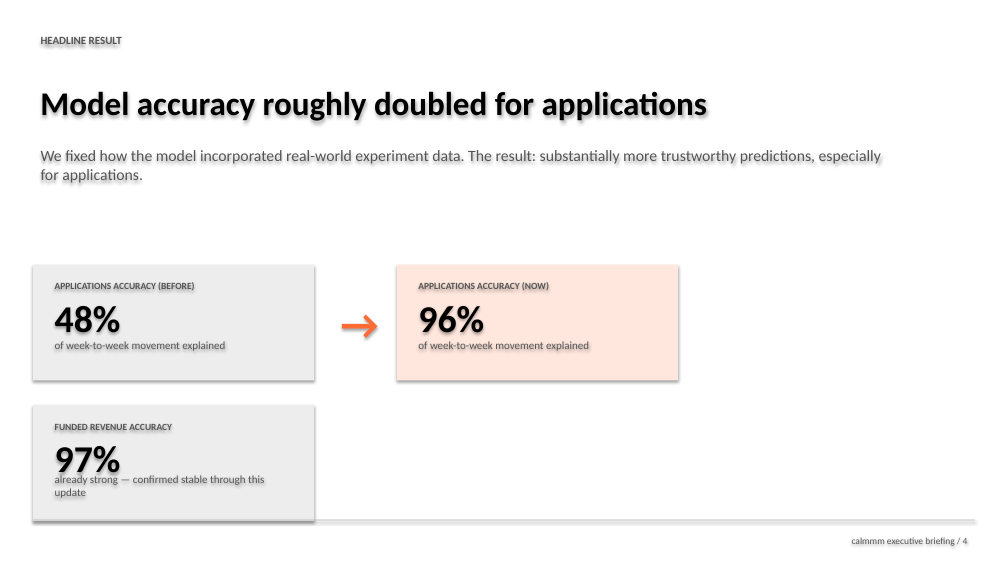
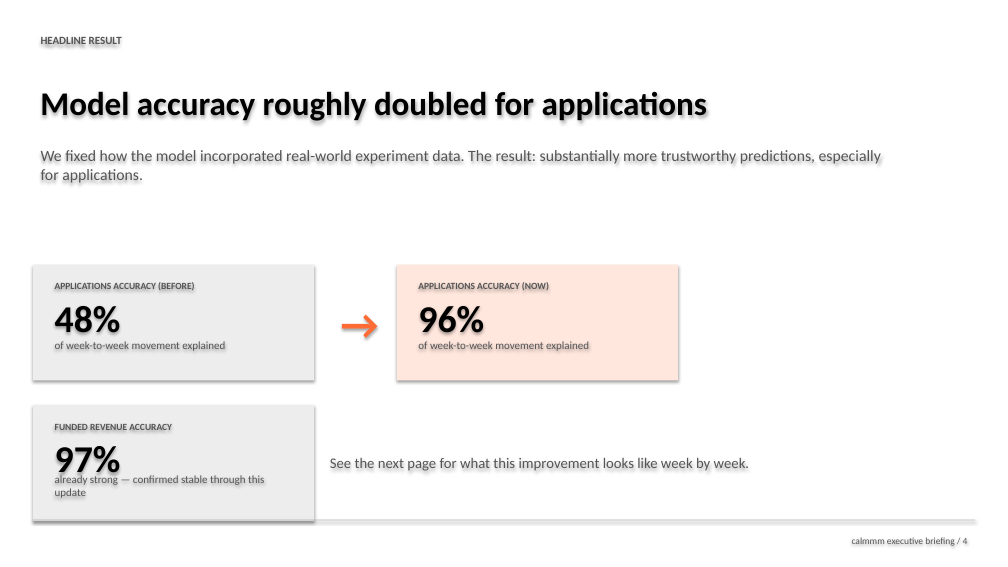
Before and after one commit to knkumar/credit, a slide deck: slide 4 of outputs/calmmm_demo_walkthrough.pptx. Drawn at 1008x567 pixels with LibreOffice and Linux fonts; fonts in the diff are those of the drawing. Boxes give left, top, right and bottom in pixels: in the first picture for what was removed or moved away, otherwise in the second. Text is boxed around its words. In the diff, an @@ line names an element or a change of style, - is before the commit and + after.

```diff
--- a/outputs/calmmm_demo_walkthrough.pptx
+++ b/outputs/calmmm_demo_walkthrough.pptx
@@ text added at [330,458,749,471], 14 pt, text #555555 @@
+See the next page for what this improvement looks like week by week.
```
Also in this commit, not shown: 3 other slides changed, 1 slide added.
